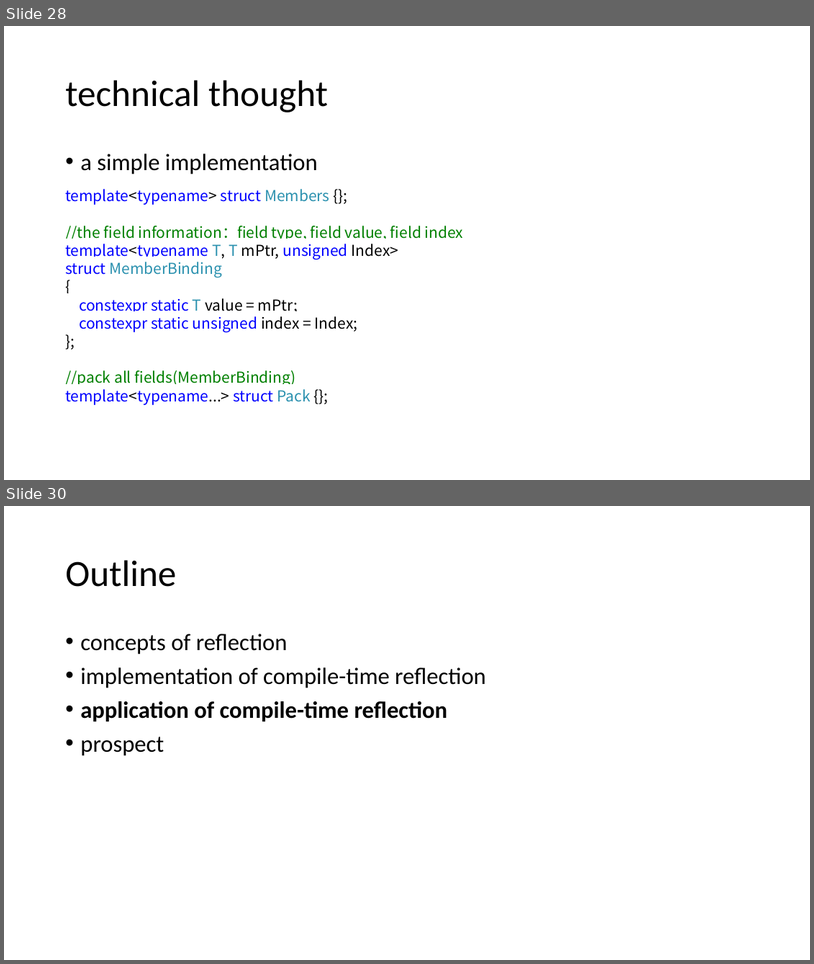
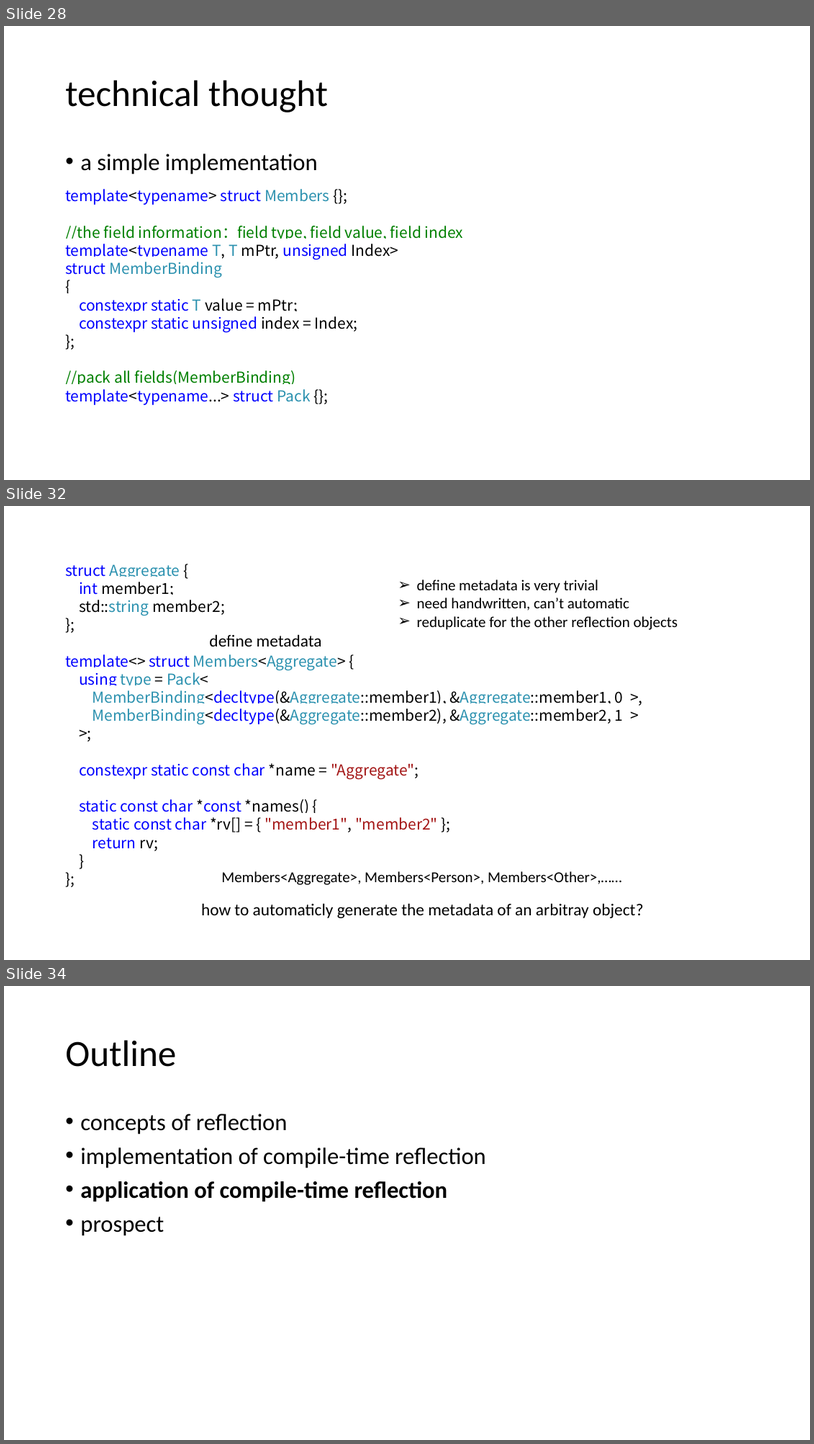
Before and after one commit to qicosmos/cppcon2017, a slide deck: cppcon2017.pptx. Shown one above the other, each under a label of ours: slides 28 and 30 before the commit, slides 28, 32 and 34 after it; the slides between them are not shown. The pictures are 814x964 and 814x1444 pixels, drawn with LibreOffice and Linux fonts; fonts in the diff are those of the drawing. Boxes give left, top, right and bottom in pixels: in the first picture for what was removed or moved away, otherwise in the second. Text is boxed around its words. In the diff, an @@ line names an element or a change of style, - is before the commit and + after.

```diff
--- a/cppcon2017.pptx
+++ b/cppcon2017.pptx
@@ slide 32 added at bbox=[4, 506, 810, 960], background #FFFFFF @@
@@ text added at bbox=[65, 564, 624, 851], 18 pt, text #000000 @@
+struct Aggregate {
+int member1;
+std::string member2;
+};
+template<> struct Members<Aggregate> {
+using type = Pack<
+MemberBinding<decltype(&Aggregate::member1), &Aggregate::member1, 0 >,
+MemberBinding<decltype(&Aggregate::member2), &Aggregate::member2, 1 >
+>;
+constexpr static const char *name = "Aggregate";
+static const char *const *names() {
+static const char *rv[] = { "member1", "member2" };
+return rv;
+}
+};
@@ text added at bbox=[417, 579, 679, 630], 18 pt, text #000000 @@
+➢ define metadata is very trivial
+➢ need handwritten, can’t automatic
+➢ reduplicate for the other reflection objects
@@ text added at bbox=[209, 634, 322, 646], 20 pt, text #000000 @@
+define metadata
@@ text added at bbox=[221, 871, 622, 885], 18 pt, text #000000 @@
+Members<Aggregate>, Members<Person>, Members<Other>,……
@@ text added at bbox=[201, 903, 644, 918], 20 pt, text #000000 @@
+how to automaticly generate the metadata of an arbitray object?
@@ what was slide 30 is now slide 34 @@
```
Also in this commit, not shown: 1 slide changed, 3 other slides added.
